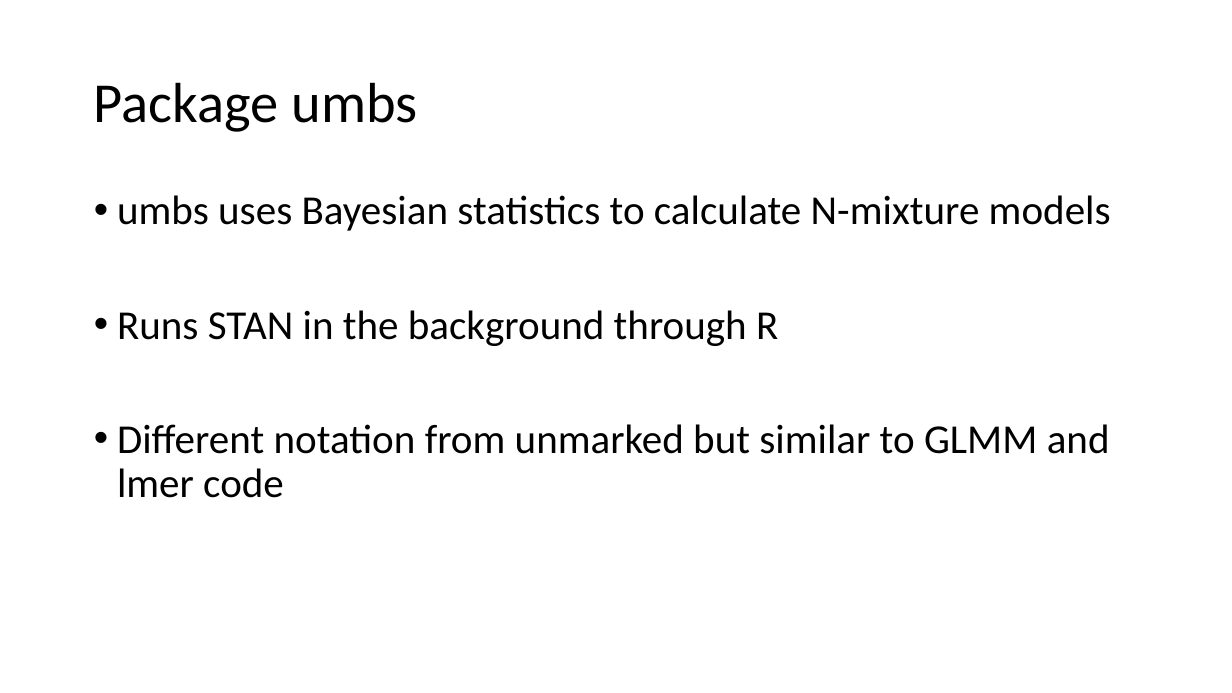
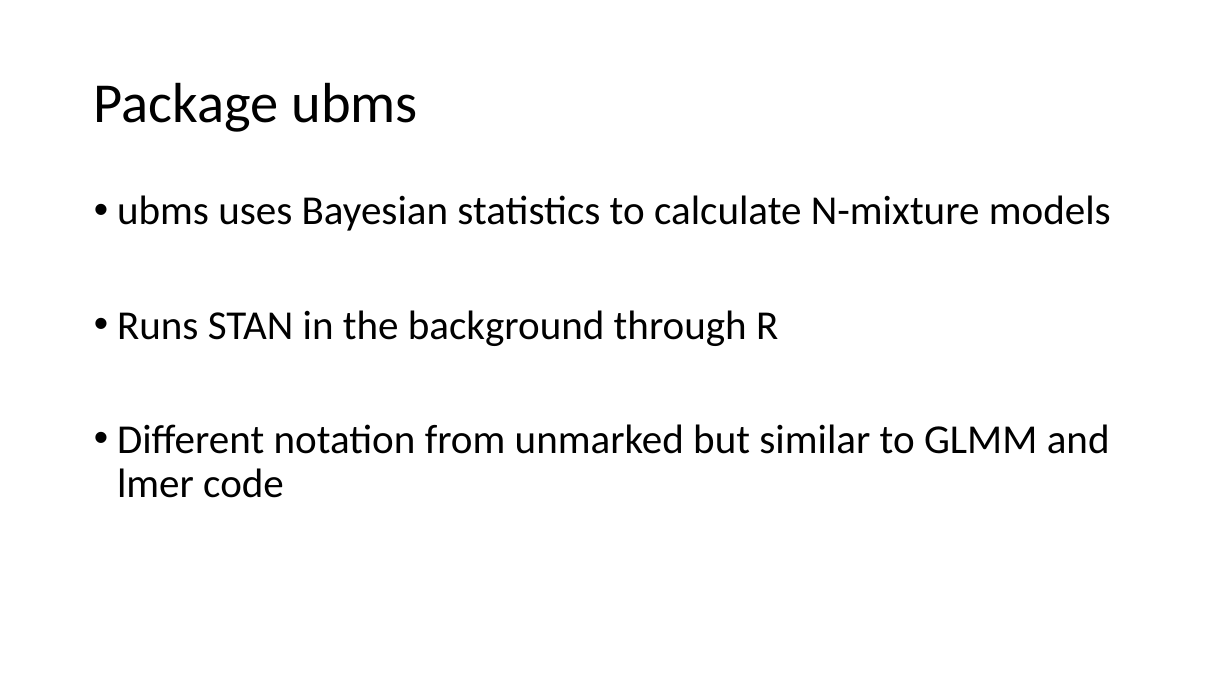
Before and after one commit to evanmadams/AOS_SCO-2021-Count-Data-Workshop, a slide deck: slide 14 of lessons/Nmix advanced.pptx. Drawn at 1232x693 pixels with LibreOffice and Linux fonts; fonts in the diff are those of the drawing. Boxes give left, top, right and bottom in pixels: in the first picture for what was removed or moved away, otherwise in the second. Text is boxed around its words. In the diff, an @@ line names an element or a change of style, - is before the commit and + after.

```diff
--- a/lessons/Nmix advanced.pptx
+++ b/lessons/Nmix advanced.pptx
@@ title at <box>94,82,417,132</box>: text changed @@
-Package umbs
+Package ubms
@@ text at <box>117,195,1111,231</box>: text changed @@
-• umbs uses Bayesian statistics to calculate N-mixture models
+• ubms uses Bayesian statistics to calculate N-mixture models
```
Also in this commit, not shown: 4 other slides changed.
